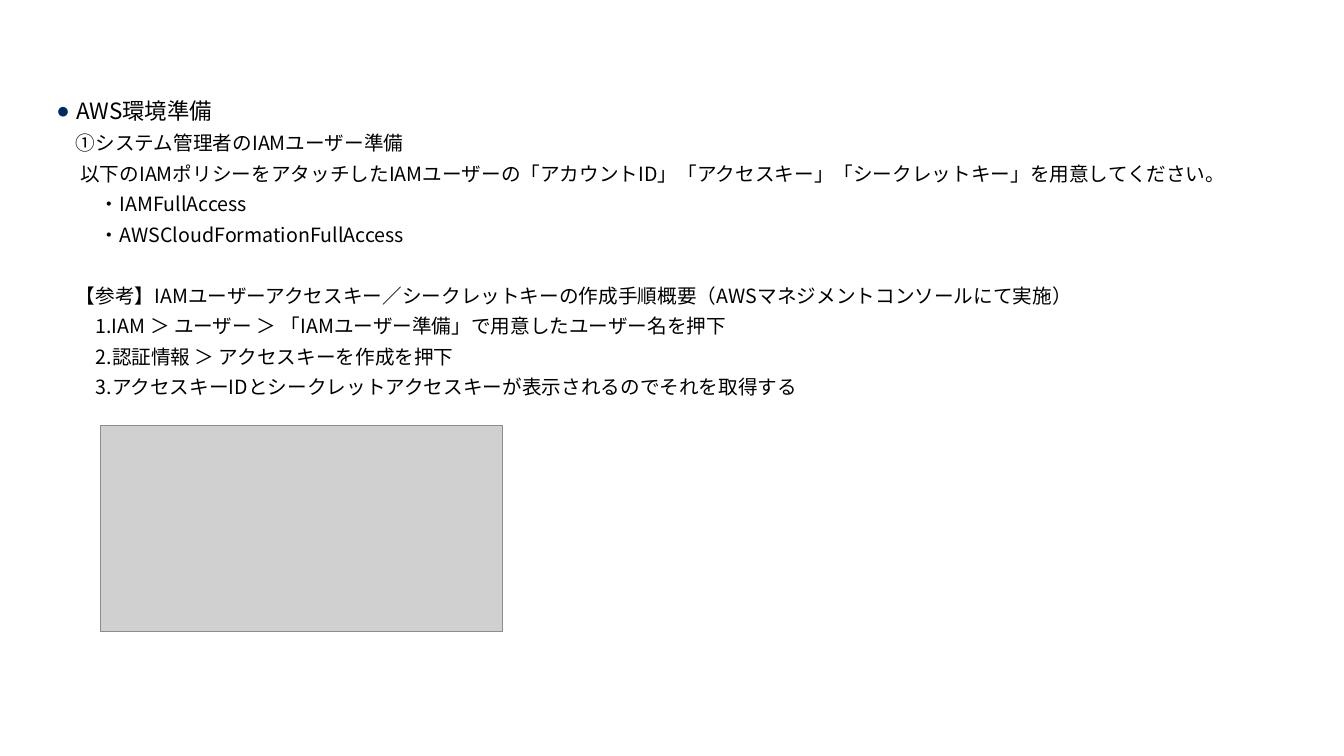
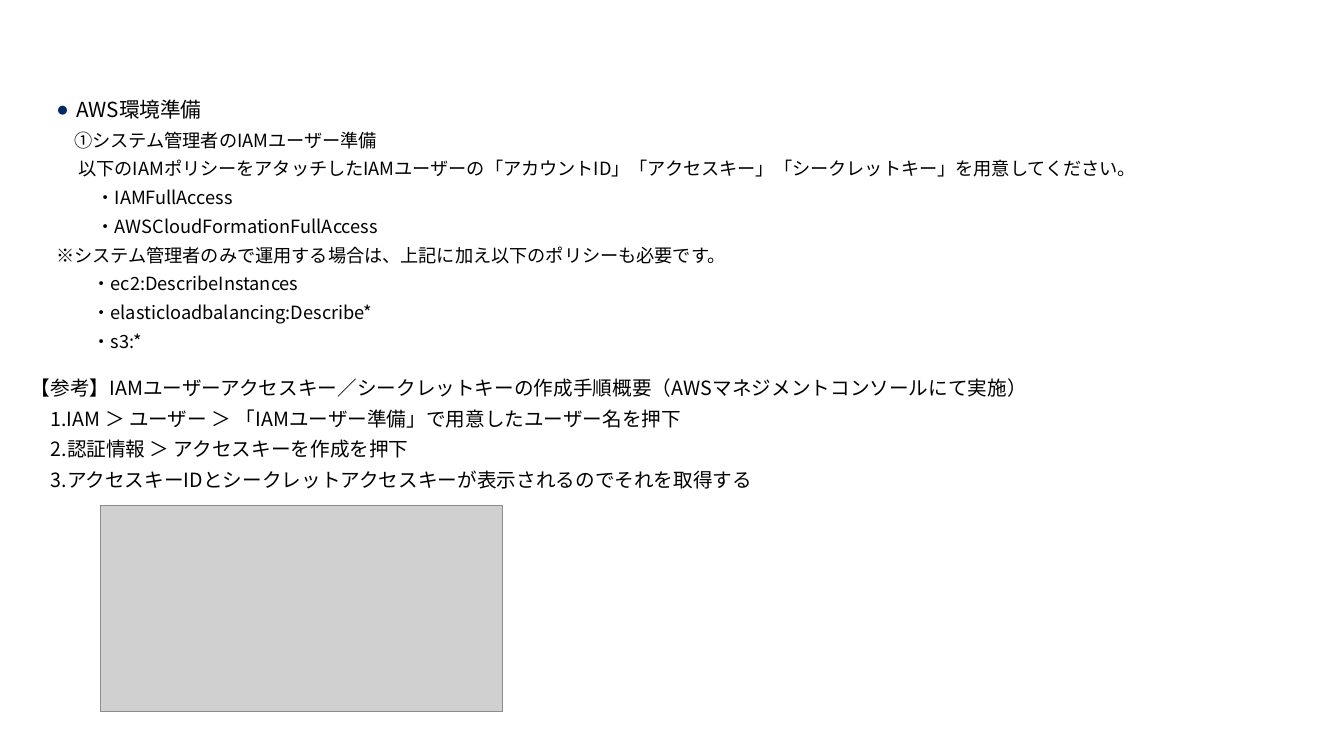
Before and after one commit to exastro-suite/it-automation-docs, a slide deck: slide 9 of asset/SettingSamples_ja/cloud-system-template-1st-aws-install_ja.pptx. Drawn at 1344x756 pixels with LibreOffice and Linux fonts; fonts in the diff are those of the drawing; grey boxes stand for pictures; background and template pictures are left out. Boxes give left, top, right and bottom in pixels: in the first picture for what was removed or moved away, otherwise in the second. Text is boxed around its words. In the diff, an @@ line names an element or a change of style, - is before the commit and + after.

```diff
--- a/asset/SettingSamples_ja/cloud-system-template-1st-aws-install_ja.pptx
+++ b/asset/SettingSamples_ja/cloud-system-template-1st-aws-install_ja.pptx
@@ text at <box>74,99,1136,234</box>: size 16 to 14.8 pt in "AWS環境準備"; size 14 to 12.9 pt in "①システム管理者のIAMユーザー準備", "以下のIAMポリシーをアタッチしたIAMユーザーの「アカウントID」「アクセスキー」「シークレットキー」を用意してくださ ...", "・IAMFullAccess", "・AWSCloudFormationFullAccess" @@
@@ text at <box>56,246,725,349</box>: text changed; size 14 to 12.9 pt @@
-  【参考】IAMユーザーアクセスキー／シークレットキーの作成手順概要（AWSマネジメントコンソールにて実施）
-  1.IAM ＞ ユーザー ＞ 「IAMユーザー準備」で用意したユーザー名を押下
-  2.認証情報 ＞ アクセスキーを作成を押下
-  3.アクセスキーIDとシークレットアクセスキーが表示されるのでそれを取得する
+  ※システム管理者のみで運用する場合は、上記に加え以下のポリシーも必要です。
+  ・ec2:DescribeInstances
+  ・elasticloadbalancing:Describe*
+  ・s3:*
@@ text added at <box>31,378,1027,489</box>, 14 pt, text #000000 @@
+  【参考】IAMユーザーアクセスキー／シークレットキーの作成手順概要（AWSマネジメントコンソールにて実施）
+  1.IAM ＞ ユーザー ＞ 「IAMユーザー準備」で用意したユーザー名を押下
+  2.認証情報 ＞ アクセスキーを作成を押下
+  3.アクセスキーIDとシークレットアクセスキーが表示されるのでそれを取得する
@@ picture: place and size @@
-picture at <box>101,425,503,631</box>
+picture at <box>101,506,503,712</box>
```
Also in this commit, not shown: 1 other slide changed, 1 other file.
